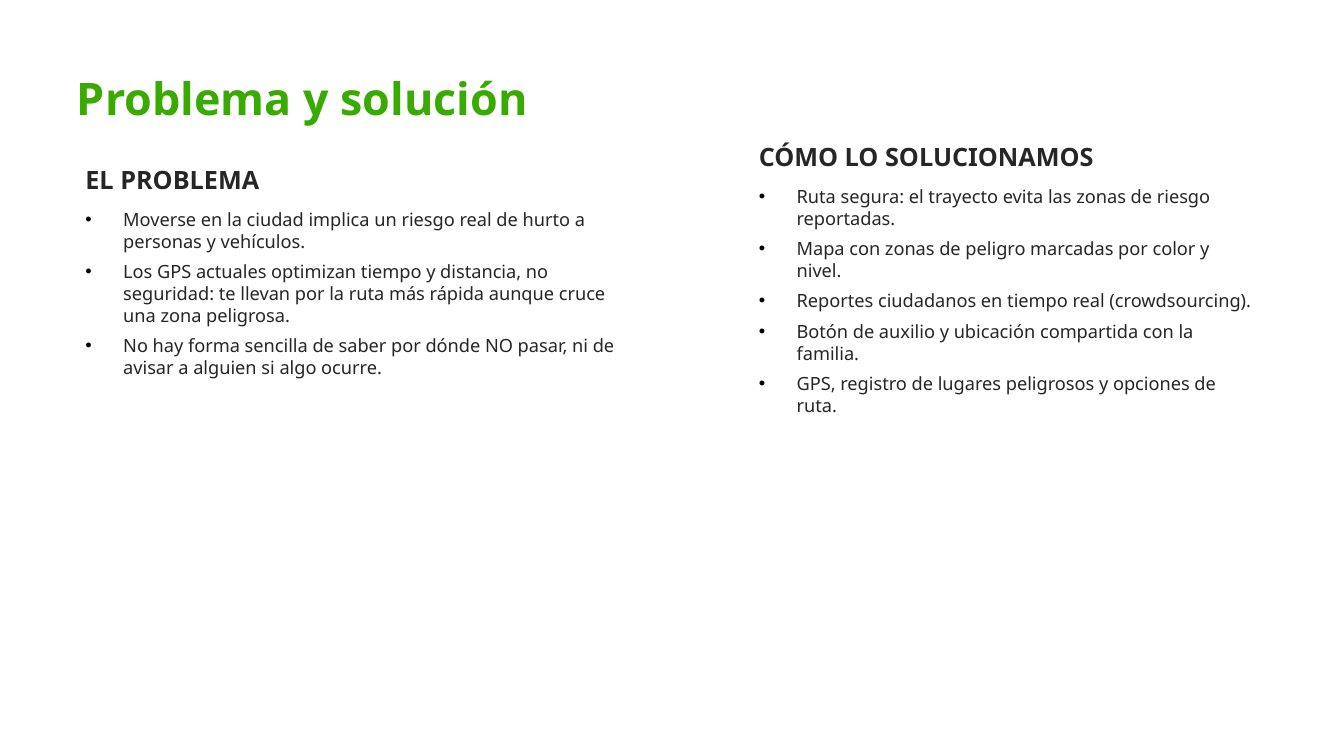
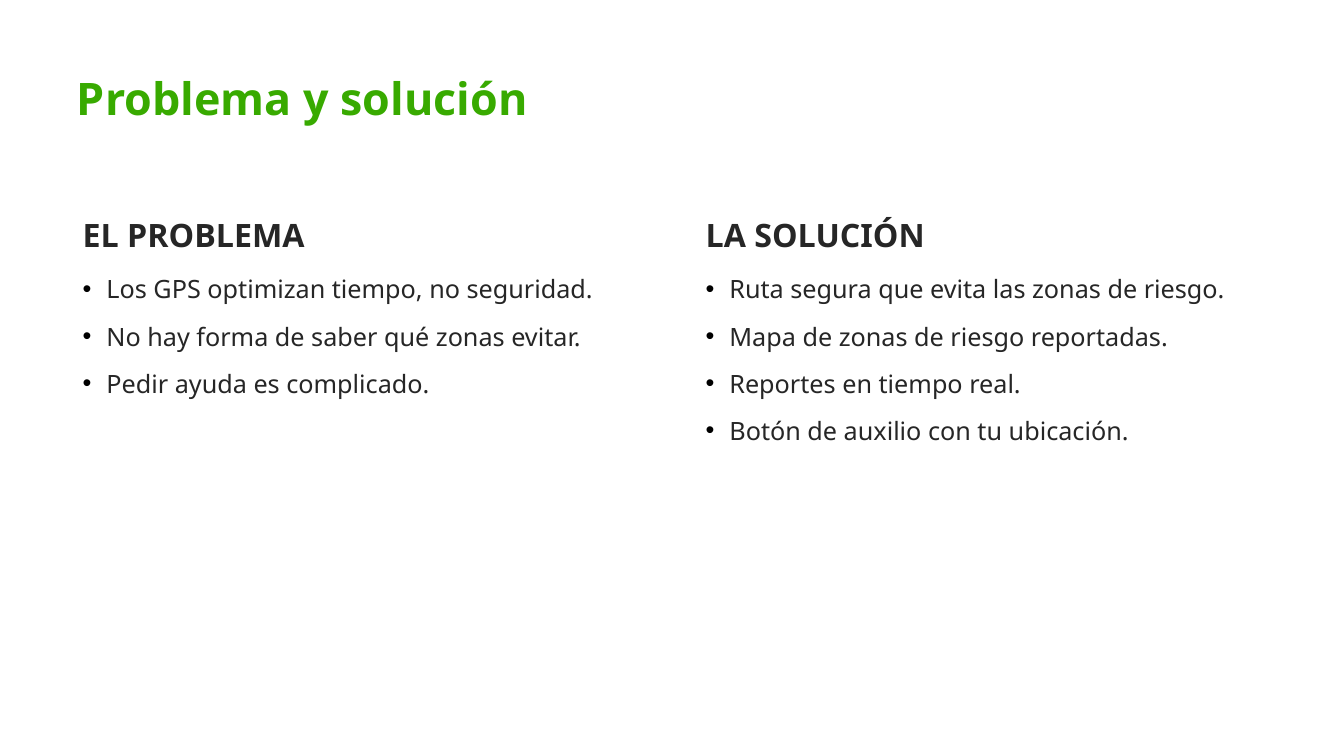
Before and after one commit to gabycastabaryo3-cmd/media-tecnica, a slide deck: slide 2 of docs/presentacion.pptx. Drawn at 1344x756 pixels with LibreOffice and Linux fonts; fonts in the diff are those of the drawing; background and template pictures are left out. Boxes give left, top, right and bottom in pixels: in the first picture for what was removed or moved away, otherwise in the second. Text is boxed around its words. In the diff, an @@ line names an element or a change of style, - is before the commit and + after.

```diff
--- a/docs/presentacion.pptx
+++ b/docs/presentacion.pptx
@@ text "EL PROBLEMA" at <box>83,223,593,399</box>: vertical alignment middle to top @@
@@ text "EL PROBLEMA": place and size @@
-text "EL PROBLEMA" at <box>85,170,614,379</box>
+text "EL PROBLEMA" at <box>83,223,593,399</box>
@@ text at <box>83,223,305,248</box>: size 18 to 23 pt in "EL PROBLEMA"; more space between paragraphs @@
@@ text "LA SOLUCIÓN" at <box>706,217,1225,441</box>: vertical alignment middle to top @@
@@ text at <box>706,217,1225,441</box>: text changed; size 13 to 18 pt @@
-CÓMO LO SOLUCIONAMOS
-• Ruta segura: el trayecto evita las zonas de riesgo reportadas.
-• Mapa con zonas de peligro marcadas por color y nivel.
-• Reportes ciudadanos en tiempo real (crowdsourcing).
-• Botón de auxilio y ubicación compartida con la familia.
-• GPS, registro de lugares peligrosos y opciones de ruta.
+LA SOLUCIÓN
+• Ruta segura que evita las zonas de riesgo.
+• Mapa de zonas de riesgo reportadas.
+• Reportes en tiempo real.
+• Botón de auxilio con tu ubicación.
@@ text at <box>106,279,593,399</box>: text changed; size 13 to 18 pt @@
-• Moverse en la ciudad implica un riesgo real de hurto a personas y vehículos.
-• Los GPS actuales optimizan tiempo y distancia, no seguridad: te llevan por la ruta más rápida aunque cruce una zona peligrosa.
-• No hay forma sencilla de saber por dónde NO pasar, ni de avisar a alguien si algo ocurre.
+• Los GPS optimizan tiempo, no seguridad.
+• No hay forma de saber qué zonas evitar.
+• Pedir ayuda es complicado.
```
Also in this commit, not shown: 8 other slides changed, 2 other files.
